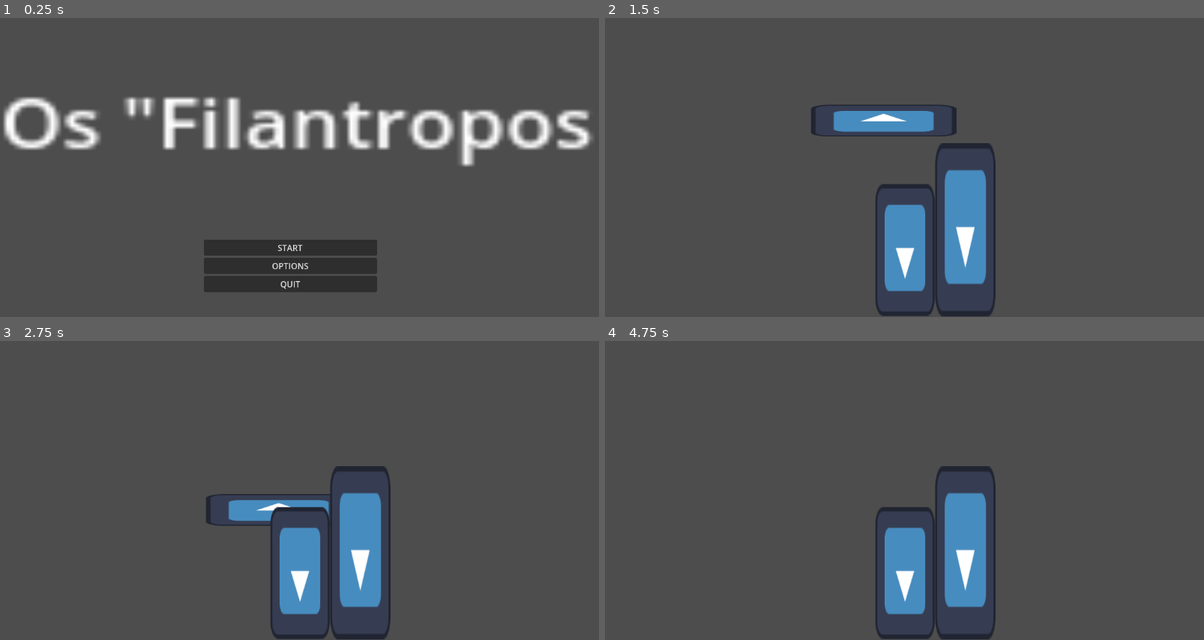
Above: before the commit, frames 1-4 (two rows, left to right).
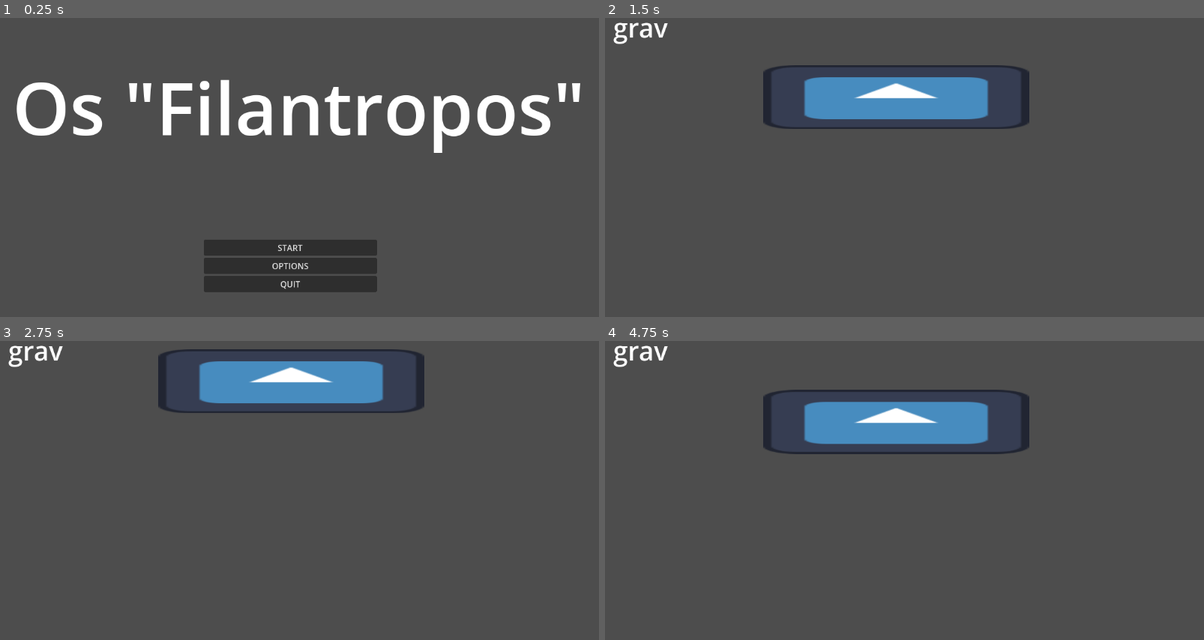
Above: after the commit, the same moments.

Repository: felipepreuss/Os-Filantropos
Game: Godot game, scene res://menu.tscn
The game is run twice, just before and just after one commit, with the same random seed, the same clock (stepped at 60 frames per second) and the same inputs. The engine's default icon, where the game draws it, is replaced by a stand-in: a white triangle on a blue panel in a dark square.
Inputs:
- Up to frame 1 (0.25 s): no input
- Up to frame 2 (1.5 s): click "START" at 0.5 s; tap Enter (ui_accept) at 1.25 s
- Up to frame 3 (2.75 s): tap Enter (ui_accept) at 1.52, 2.27 s
- Up to frame 4 (4.75 s): tap Enter (ui_accept) at 3.77, 4.52 s

The runs differ from the first frame. In frame 1, 12% of the frame differs, in the area x 0-99%, y 20-50%; in frame 2, 12%; in frame 3, 13%, in the area x 1-71%, y 1-100%; in frame 4, 12%.
Error before the commit: Invalid operands 'Object' and 'String' in operator '=='. (res://Zeppellin.gd:21)
Error after the commit: Invalid access to property or key 'newgrav' on a base object of type 'CharacterBody2D (Zeppellin.gd)'. (res://placeholdergrav.gd:11)

Commit message:
fiz tudo sem o felipe esse judeu de merda

Diff:
--- a/dinheirogame/Zeppellin.gd
+++ b/dinheirogame/Zeppellin.gd
@@ -2,8 +2,11 @@
 
 
 const SPEED = 300.0
-const JUMP_VELOCITY = -50.0
-var newgravity = 490
+const JUMP_VELOCITY = -150.0
+var newgravity = 290
+
+func _ready():
+	$GravChanger.start()
 
 func _physics_process(delta):
 	# Add the gravity.
@@ -18,5 +21,8 @@
 
 
 func _on_death_zone_body_entered(body):
-	if body == "Zeppellin":
-		get_tree().quit()
+	pass
+
+
+func _on_grav_changer_timeout():
+	newgravity += 5
--- a/dinheirogame/jgoo.tscn
+++ b/dinheirogame/jgoo.tscn
@@ -1,7 +1,8 @@
-[gd_scene load_steps=6 format=3 uid="uid://drs78xptn6yta"]
+[gd_scene load_steps=7 format=3 uid="uid://drs78xptn6yta"]
 
 [ext_resource type="Texture2D" uid="uid://dtvyb5csu8lpu" path="res://icon.svg" id="1_kp038"]
 [ext_resource type="Script" path="res://Zeppellin.gd" id="1_ny46s"]
+[ext_resource type="Script" path="res://placeholdergrav.gd" id="3_m2okp"]
 
 [sub_resource type="SpriteFrames" id="SpriteFrames_h8apm"]
 animations = [{
@@ -18,14 +19,13 @@
 size = Vector2(17.646, 15.6789)
 
 [sub_resource type="RectangleShape2D" id="RectangleShape2D_r0smi"]
-size = Vector2(507.422, 598.863)
+size = Vector2(1207.19, 156.583)
 
 [node name="CenaDeJogo" type="Node2D"]
-scale = Vector2(2.35896, 0.219297)
 
 [node name="Zeppellin" type="CharacterBody2D" parent="."]
-position = Vector2(227.219, 693.124)
-scale = Vector2(6.99172, -11.6526)
+position = Vector2(560, 183)
+scale = Vector2(30.2317, -5.1726)
 script = ExtResource("1_ny46s")
 
 [node name="ZeppeSprite" type="AnimatedSprite2D" parent="Zeppellin"]
@@ -38,26 +38,27 @@
 scale = Vector2(0.930872, -1.46249)
 shape = SubResource("RectangleShape2D_xavg1")
 
+[node name="GravChanger" type="Timer" parent="Zeppellin"]
+wait_time = 4.0
+
 [node name="DeathZone" type="Area2D" parent="."]
 position = Vector2(259.012, 2895.62)
 scale = Vector2(1.35083, 1.4823)
 
 [node name="DeathCollision" type="CollisionShape2D" parent="DeathZone"]
-position = Vector2(-11.2983, -141.512)
+position = Vector2(235.501, -1558.81)
 rotation = -3.14159
 scale = Vector2(0.706278, -0.534244)
 shape = SubResource("RectangleShape2D_r0smi")
 
-[node name="prediofoda" type="Sprite2D" parent="DeathZone"]
-position = Vector2(25.7331, -476.83)
-rotation = 3.14159
-scale = Vector2(0.283255, 8.01847)
-texture = ExtResource("1_kp038")
+[node name="placeholdergrav" type="Label" parent="."]
+offset_left = 16.0
+offset_top = 56.0
+offset_right = 122.0
+offset_bottom = 125.0
+theme_override_font_sizes/font_size = 50
+text = "grav"
+script = ExtResource("3_m2okp")
 
-[node name="prediofoda2" type="Sprite2D" parent="DeathZone"]
-position = Vector2(-10.6699, -356.854)
-rotation = -3.14159
-scale = Vector2(0.278439, 6.08129)
-texture = ExtResource("1_kp038")
-
+[connection signal="timeout" from="Zeppellin/GravChanger" to="Zeppellin" method="_on_grav_changer_timeout"]
 [connection signal="body_entered" from="DeathZone" to="Zeppellin" method="_on_death_zone_body_entered"]
--- a/dinheirogame/menu.tscn
+++ b/dinheirogame/menu.tscn
@@ -30,16 +30,14 @@
 layout_mode = 2
 text = "QUIT"
 
-[node name="AspectRatioContainer" type="AspectRatioContainer" parent="."]
-layout_mode = 0
-offset_top = 114.0
-offset_right = 119.0
-offset_bottom = 154.0
-scale = Vector2(9.5802, 8.05848)
-
-[node name="Label" type="Label" parent="AspectRatioContainer"]
+[node name="Label" type="Label" parent="."]
 layout_mode = 2
-text = "Os \"Filantropos"
+offset_left = 24.0
+offset_top = 148.0
+offset_right = 1138.0
+offset_bottom = 353.0
+theme_override_font_sizes/font_size = 140
+text = "Os \"Filantropos\""
 
 [connection signal="pressed" from="caixa de 3/StartBttn" to="." method="_on_start_bttn_pressed"]
 [connection signal="pressed" from="caixa de 3/opicoesbttn" to="." method="_on_opicoesbttn_pressed"]
--- /dev/null
+++ b/dinheirogame/placeholdergrav.gd
@@ -0,0 +1,11 @@
+extends Label
+
+
+# Called when the node enters the scene tree for the first time.
+func _ready():
+	pass # Replace with function body.
+
+
+# Called every frame. 'delta' is the elapsed time since the previous frame.
+func _process(delta):
+	text = "gravidade: " + get_node("../Zeppellin").newgrav
Not shown, added: dinheirogame/zé pelin - Copia.jfif
Not shown, added: dinheirogame/zé pelin.jfif
